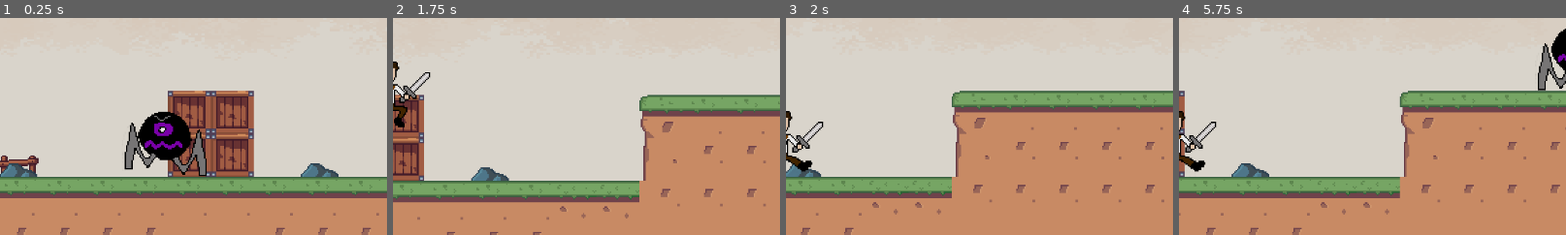
Above: before the commit, frames 1-4 (left to right).
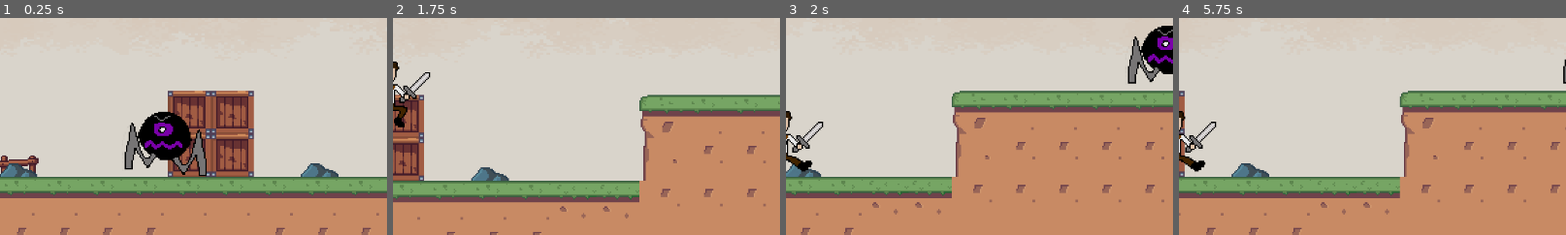
Above: after the commit, the same moments.

Repository: bscott519/ColossalCrisisGame
Game: Godot game, scene res://Scenes/level_2.tscn
Same seed, same stepped clock (60 frames per second), same inputs: the game is played once before the commit and once after it. This scene is started directly instead of the project's main scene. The engine's default icon, where the game draws it, is replaced by a stand-in: a white triangle on a blue panel in a dark square.
Inputs (mouse positions are % of the whole screen's width and height, from its top left):
- Up to frame 1 (0.25 s): no input
- Up to frame 2 (1.75 s): tap Enter (enter) at 0.5, 1.55 s; move the mouse to (45, 70) at 0.52 s; hold Enter (enter) 0.53-1.28 s; hold D (right) from 0.53 s (still down); tap Space (jump) at 0.77, 1.52 s; move the mouse to (80, 65) at 1.27 s; click (80, 65) at 1.35 s
- Up to frame 3 (2 s): keep holding D (right)
- Up to frame 4 (5.75 s): move the mouse to (20, 35) at 2.02 s; release D (right) at 2.03 s; hold Enter (enter) 2.03-2.78 s; hold A (left) 2.03-4.28 s; move the mouse to (55, 50) at 2.77 s; tap Enter (enter) at 2.85, 4.35 s; tap Space (jump) at 3.02, 3.77, 4.52 s; move the mouse to (35, 25) at 3.52 s; hold Enter (enter) 3.53-4.28 s; click (35, 25) at 3.6 s; move the mouse to (72, 45) at 4.27 s; hold D (right) from 4.28 s (still down); move the mouse to (30, 55) at 5.02 s; hold Enter (enter) from 5.03 s (still down)
The pictures show only the part of the screen within x 50-100%, y 34-84%; the shares and areas given below are measured in that part.

Frames 1-2 are identical in both runs. In frame 3, 2.2% of the frame differs, in the area x 88-100%, y 3-31%; in frame 4, 1.2%.

Commit message:
added killzone for pits in level 1

Diff:
--- /dev/null
+++ b/Scenes/killzone.gd
@@ -0,0 +1,6 @@
+extends Area2D
+
+func _on_body_entered(body):
+	Scenemanager.set_last_scene(get_tree().current_scene.scene_file_path)
+	body.queue_free()
+	get_tree().change_scene_to_file("res://Scenes/game_over.tscn")
--- /dev/null
+++ b/Scenes/killzone.tscn
@@ -0,0 +1,8 @@
+[gd_scene load_steps=2 format=3 uid="uid://c7iym8qvw4i4e"]
+
+[ext_resource type="Script" path="res://Scenes/killzone.gd" id="1_2rbsr"]
+
+[node name="Killzone" type="Area2D"]
+script = ExtResource("1_2rbsr")
+
+[connection signal="body_entered" from="." to="." method="_on_body_entered"]
--- a/Scenes/level_1.tscn
+++ b/Scenes/level_1.tscn
@@ -11,6 +11,7 @@
 [ext_resource type="PackedScene" uid="uid://14i14pawge6g" path="res://Scenes/health_power_up.tscn" id="9_6f8uw"]
 [ext_resource type="PackedScene" uid="uid://b07naphow6dr2" path="res://Scenes/pause_menu.tscn" id="10_sup5l"]
 [ext_resource type="PackedScene" uid="uid://pd0mic8diwl7" path="res://Scenes/flagpole.tscn" id="11_7ckfk"]
+[ext_resource type="PackedScene" uid="uid://c7iym8qvw4i4e" path="res://Scenes/killzone.tscn" id="12_adly6"]
 
 [sub_resource type="TileSetAtlasSource" id="TileSetAtlasSource_biuay"]
 texture = ExtResource("1_dkavn")
@@ -121,6 +122,8 @@
 [sub_resource type="RectangleShape2D" id="RectangleShape2D_3b0ud"]
 size = Vector2(12.1212, 4.11765)
 
+[sub_resource type="WorldBoundaryShape2D" id="WorldBoundaryShape2D_4m5oa"]
+
 [node name="Level1" type="Node2D"]
 position = Vector2(0, 1)
 script = ExtResource("1_b48yp")
@@ -448,3 +451,9 @@
 position = Vector2(5241, 97)
 scale = Vector2(4, 4)
 next_scene = "Level 2"
+
+[node name="Killzone" parent="." instance=ExtResource("12_adly6")]
+position = Vector2(1442, 435)
+
+[node name="CollisionShape2D" type="CollisionShape2D" parent="Killzone"]
+shape = SubResource("WorldBoundaryShape2D_4m5oa")
--- a/Scenes/level_2.tscn
+++ b/Scenes/level_2.tscn
@@ -11,6 +11,7 @@
 [ext_resource type="PackedScene" uid="uid://b07naphow6dr2" path="res://Scenes/pause_menu.tscn" id="8_mqdvx"]
 [ext_resource type="PackedScene" uid="uid://pd0mic8diwl7" path="res://Scenes/flagpole.tscn" id="9_mjumt"]
 [ext_resource type="Texture2D" uid="uid://cbs0mp8o4ukol" path="res://GameArt/CCW1Platform.png" id="11_qc0re"]
+[ext_resource type="PackedScene" uid="uid://14i14pawge6g" path="res://Scenes/health_power_up.tscn" id="12_47spc"]
 
 [sub_resource type="TileSetAtlasSource" id="TileSetAtlasSource_biuay"]
 texture = ExtResource("2_b3j4i")
@@ -237,32 +238,41 @@
 [node name="Point2" type="Marker2D" parent="colosslings/PatrolPoints"]
 position = Vector2(510, 211)
 
-[node name="colosslings3" parent="." node_paths=PackedStringArray("patrol_points") instance=ExtResource("5_r43ho")]
-position = Vector2(388, -78)
+[node name="colosslings2" parent="." node_paths=PackedStringArray("patrol_points") instance=ExtResource("5_r43ho")]
+position = Vector2(819, 147)
 patrol_points = NodePath("PatrolPoints")
 
-[node name="PatrolPoints" type="Node" parent="colosslings3"]
-
-[node name="Point1" type="Marker2D" parent="colosslings3/PatrolPoints"]
-position = Vector2(304, -80)
-
-[node name="Point2" type="Marker2D" parent="colosslings3/PatrolPoints"]
-position = Vector2(510, -79)
-
-[node name="colosslings2" parent="." instance=ExtResource("5_r43ho")]
-position = Vector2(884, 137)
+[node name="PatrolPoints" type="Node" parent="colosslings2"]
+
+[node name="Point1" type="Marker2D" parent="colosslings2/PatrolPoints"]
+position = Vector2(718, 146)
+
+[node name="Point2" type="Marker2D" parent="colosslings2/PatrolPoints"]
+position = Vector2(950, 142)
 
 [node name="possessedknight" parent="." node_paths=PackedStringArray("patrol_points") instance=ExtResource("6_2br0n")]
-position = Vector2(1012, 99)
+position = Vector2(847, -290)
 patrol_points = NodePath("PatrolPoints")
 
 [node name="PatrolPoints" type="Node" parent="possessedknight"]
 
 [node name="Point1" type="Marker2D" parent="possessedknight/PatrolPoints"]
-position = Vector2(827, 134)
+position = Vector2(783, -238)
 
 [node name="Point2" type="Marker2D" parent="possessedknight/PatrolPoints"]
-position = Vector2(1160, 134)
+position = Vector2(1020, -238)
+
+[node name="possessedknight2" parent="." node_paths=PackedStringArray("patrol_points") instance=ExtResource("6_2br0n")]
+position = Vector2(436, -130)
+patrol_points = NodePath("PatrolPoints")
+
+[node name="PatrolPoints" type="Node" parent="possessedknight2"]
+
+[node name="Point1" type="Marker2D" parent="possessedknight2/PatrolPoints"]
+position = Vector2(312, -78)
+
+[node name="Point2" type="Marker2D" parent="possessedknight2/PatrolPoints"]
+position = Vector2(609, -78)
 
 [node name="CanvasLayer" type="CanvasLayer" parent="."]
 
@@ -338,3 +348,6 @@
 position = Vector2(0, -3.8147e-06)
 shape = SubResource("RectangleShape2D_8e530")
 one_way_collision = true
+
+[node name="healthPowerUp" parent="." instance=ExtResource("12_47spc")]
+position = Vector2(1099, 134)
--- a/Scripts/game_over.gd
+++ b/Scripts/game_over.gd
@@ -1,7 +1,9 @@
 extends CanvasLayer
 
 func _on_try_again_pressed():
-	get_tree().change_scene_to_file("res://Scenes/level_1.tscn")
+	if Scenemanager.last_played_scene != "":
+		get_tree().change_scene_to_file(Scenemanager.last_played_scene)
+	#get_tree().change_scene_to_file("res://Scenes/level_1.tscn")
 
 func _on_quit_pressed():
 	get_tree().change_scene_to_file("res://Scenes/main_menu.tscn")
--- a/Scripts/player.gd
+++ b/Scripts/player.gd
@@ -162,6 +162,9 @@
 func handle_death_anims():
 	$PlayerHitbox/CollisionShape2D.position.y = 5
 	animated_sprite_2d.play("death")
+
+	Scenemanager.set_last_scene(get_tree().current_scene.scene_file_path)
+
 	await get_tree().create_timer(0.1).timeout
 	get_tree().change_scene_to_file("res://Scenes/game_over.tscn")
 	#self.queue_free()
--- a/Scripts/scenemanager.gd
+++ b/Scripts/scenemanager.gd
@@ -2,6 +2,11 @@
 
 var scenes: Dictionary = { "Level 1": "res://Scenes/level_1.tscn",
 							"Level 2": "res://Scenes/level_2.tscn" }
+
+var last_played_scene: String = ""
+
+func set_last_scene(scene_path: String):
+	last_played_scene = scene_path
 
 func transition_to_scene(level : String):
 	var scene_path : String = scenes.get(level)
Not shown: 1 places in Scenes/level_1.tscn that only renumber resources
Not shown: 1 places in Scenes/level_2.tscn that only renumber resources
